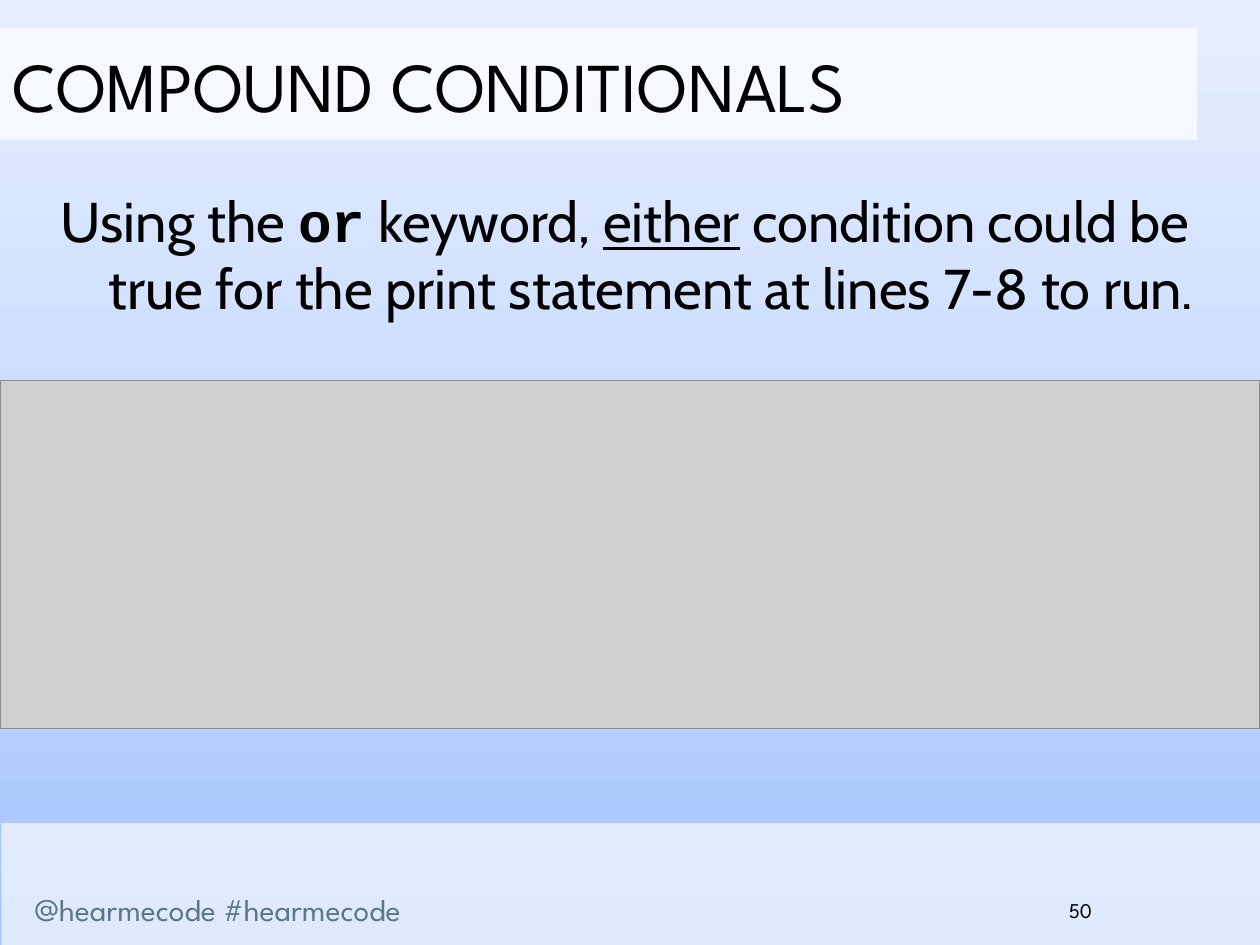
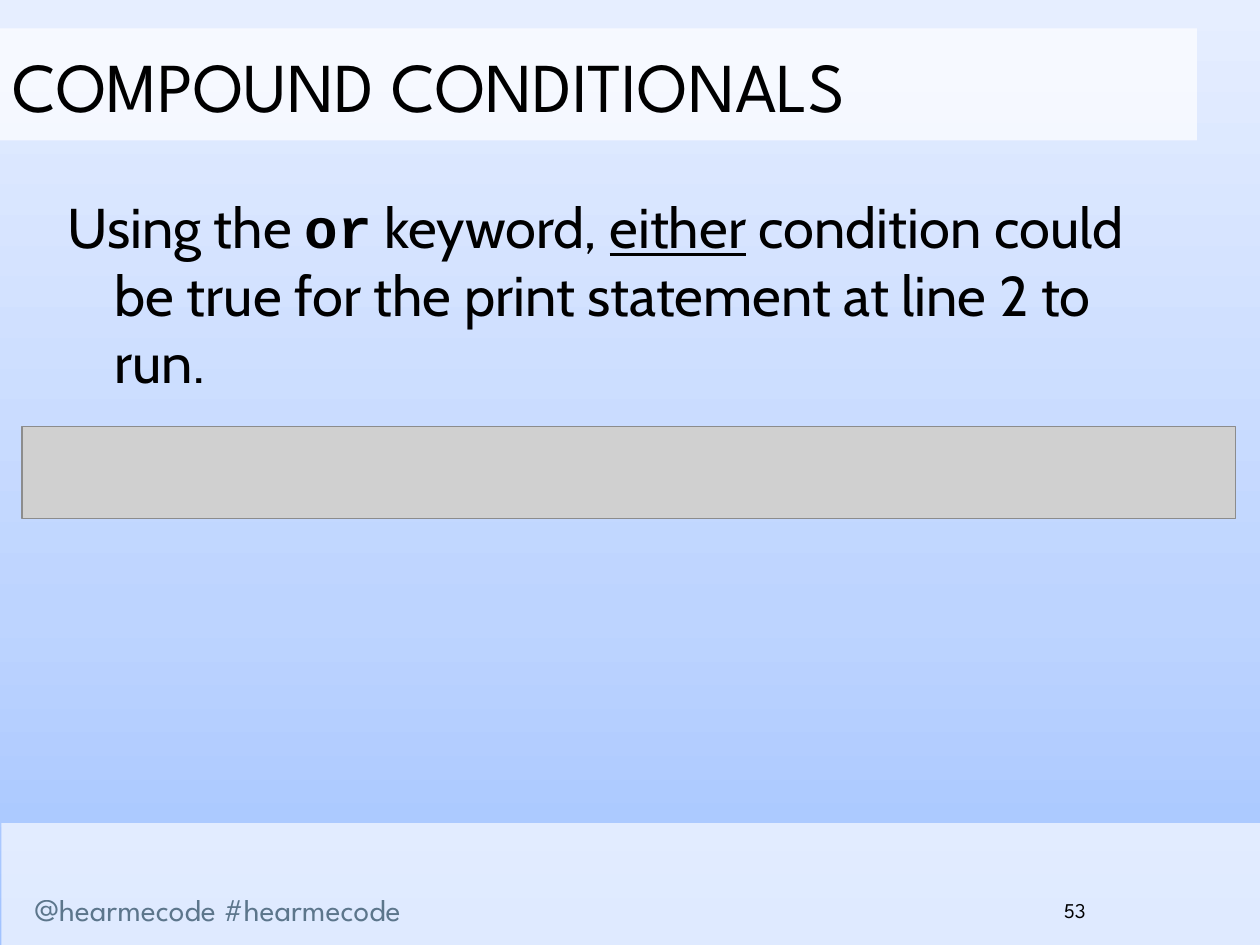
Before and after one commit to hearmecode/slides, a slide deck: slide 53 of Lesson 1/Hear Me Code - Strings and Conditionals.pptx (slide 50 before the commit). Drawn at 1260x945 pixels with LibreOffice and Linux fonts; fonts in the diff are those of the drawing; grey boxes stand for pictures; background and template pictures are left out. Boxes give left, top, right and bottom in pixels: in the first picture for what was removed or moved away, otherwise in the second. Text is boxed around its words. In the diff, an @@ line names an element or a change of style, - is before the commit and + after.

```diff
--- a/Lesson 1/Hear Me Code - Strings and Conditionals.pptx
+++ b/Lesson 1/Hear Me Code - Strings and Conditionals.pptx
@@ text at (67,206,1123,384): text changed @@
-Using the or keyword, either condition could be true for the print statement at lines 7-8 to run.
+Using the or keyword, either condition could be true for the print statement at line 2 to run.
@@ picture removed at (0,381,1260,728) @@
@@ picture added at (21,426,1235,518) @@
@@ page number at (1064,904,1086,919): text changed @@
-50
+53
```
Also in this commit, not shown: 31 other slides changed, 4 slides added, 1 slide removed, 3 other files.
